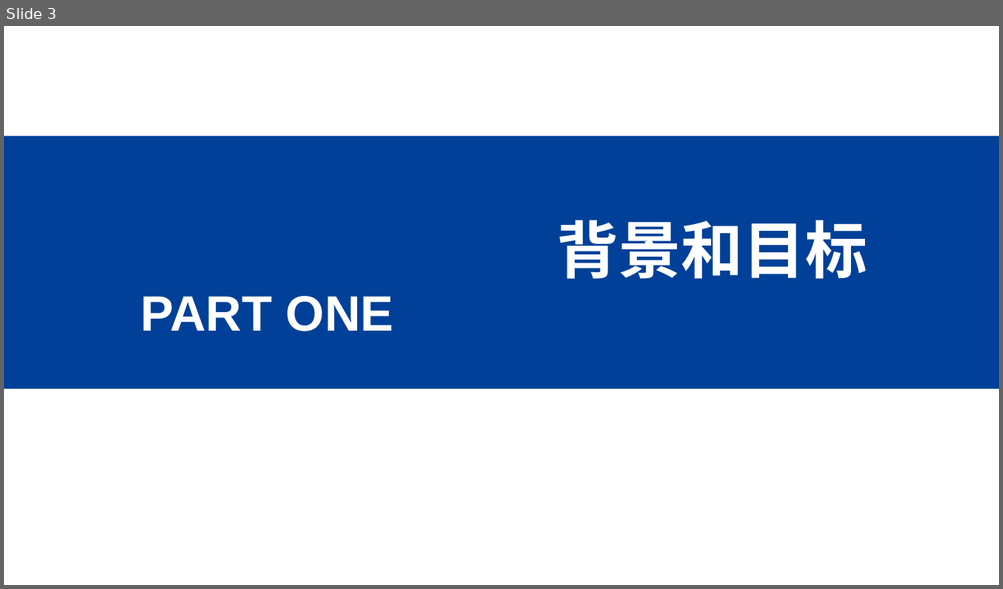
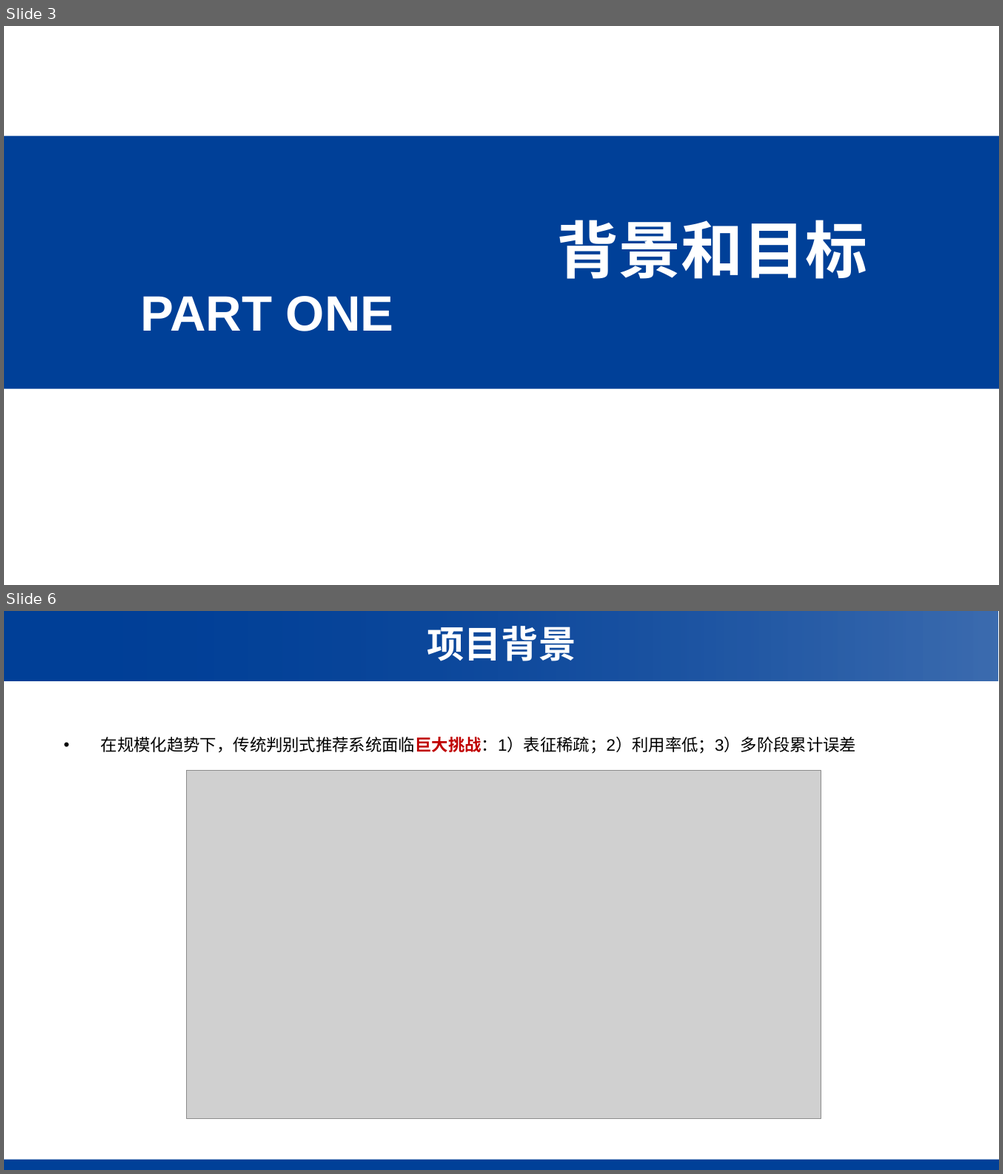
Before and after one commit to WncFht/GRec_public, a slide deck: 中期汇报.pptx. Shown one above the other, each under a label of ours: slide 3 before the commit, slides 3 and 6 after it; the slides between them are not shown. The pictures are 1003x589 and 1003x1174 pixels, drawn with LibreOffice and Linux fonts; fonts in the diff are those of the drawing; grey boxes stand for pictures; background and template pictures are left out. Boxes give left, top, right and bottom in pixels: in the first picture for what was removed or moved away, otherwise in the second. Text is boxed around its words. In the diff, an @@ line names an element or a change of style, - is before the commit and + after.

```diff
--- a/中期汇报.pptx
+++ b/中期汇报.pptx
@@ slide 6 added at [4,611,999,1170], background #FFFFFF @@
@@ rectangle added at [4,611,998,681], fill gradient #004098 @@
@@ rectangle added at [5,611,998,681], fill gradient #004098 @@
@@ text added at [427,626,576,661], 36 pt, text #FFFFFF, bold @@
+项目背景
@@ text added at [101,737,856,754], 16 pt, text #000000 @@
+• 在规模化趋势下，传统判别式推荐系统面临巨大挑战：1）表征稀疏；2）利用率低；3）多阶段累计误差
@@ picture added at [187,770,821,1119] @@
@@ rectangle added at [4,1160,999,1170], fill #004098 @@
```
Also in this commit, not shown: 6 slides changed, 13 other slides added, 27 slides removed.
